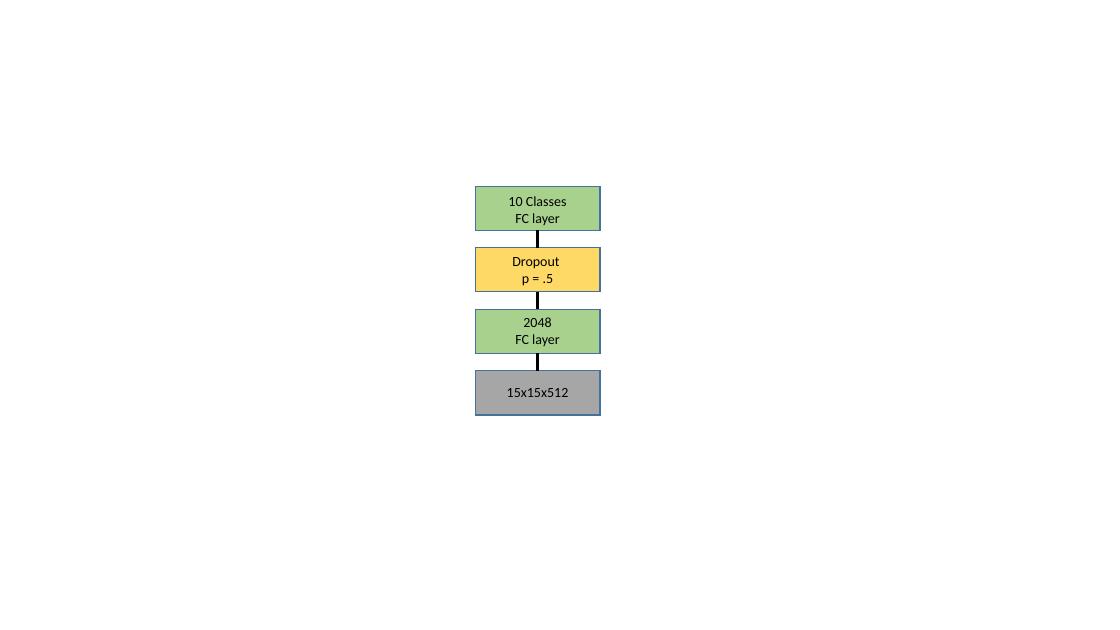
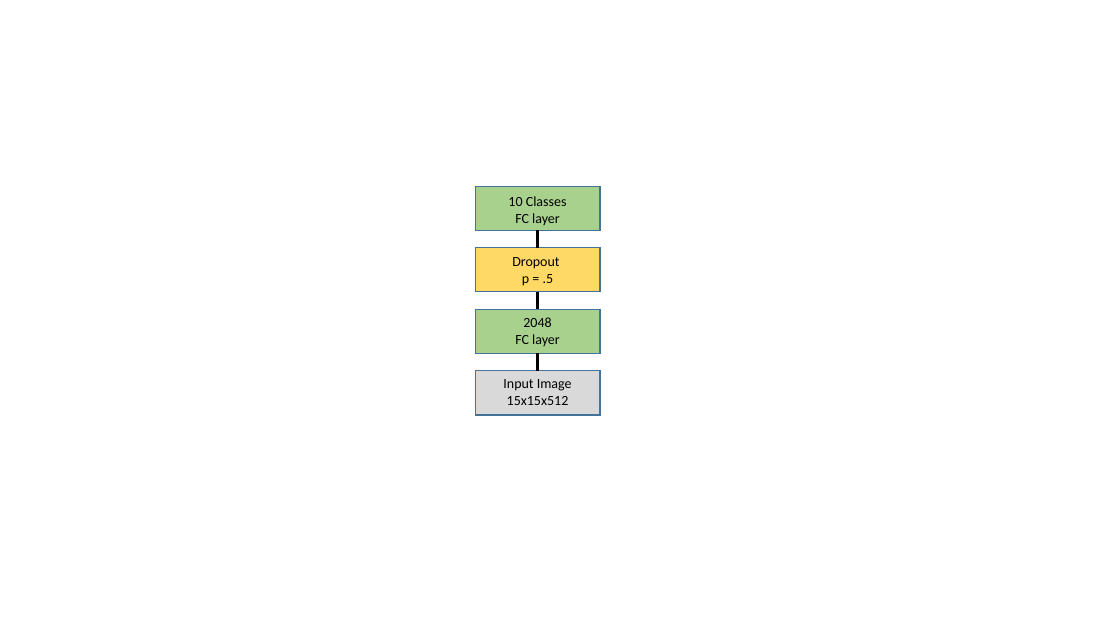
Before and after one commit to brod4910/LenslessCameraML, a slide deck: slide 1 of Latex/ppts/classifier.pptx. Drawn at 1120x630 pixels with LibreOffice and Linux fonts; fonts in the diff are those of the drawing. Boxes give left, top, right and bottom in pixels: in the first picture for what was removed or moved away, otherwise in the second. Text is boxed around its words. In the diff, an @@ line names an element or a change of style, - is before the commit and + after.

```diff
--- a/Latex/ppts/classifier.pptx
+++ b/Latex/ppts/classifier.pptx
@@ rectangle at box(476, 371, 601, 415): fill #A6A6A6 to #D9D9D9 @@
@@ text "Input Image": place and size @@
-text "Input Image" at box(507, 388, 569, 397)
+text "Input Image" at box(503, 379, 572, 405)
@@ text at box(503, 379, 572, 391): paragraph added @@
+Input Image
```
Also in this commit, not shown: 20 other files.
